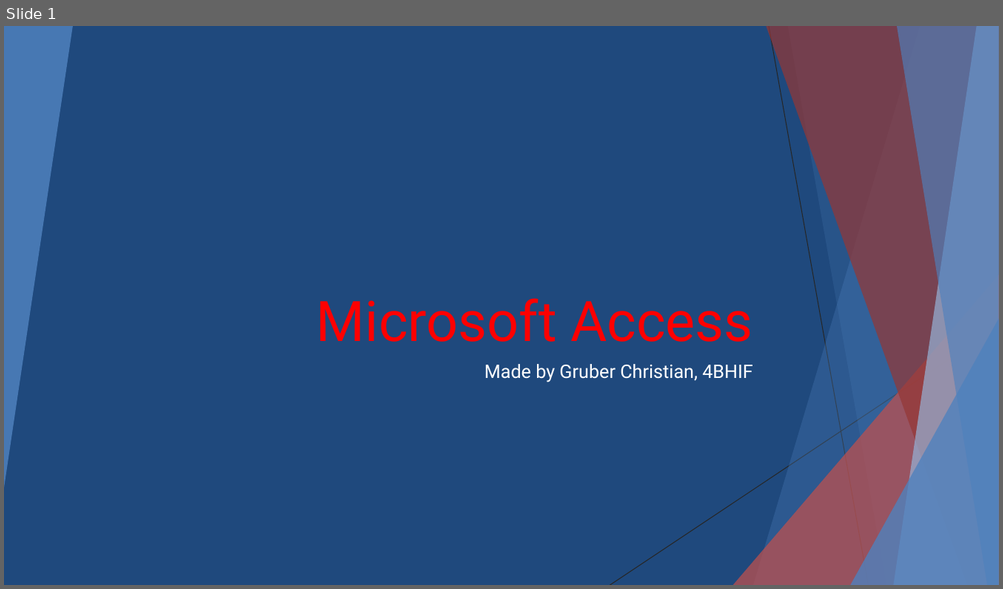
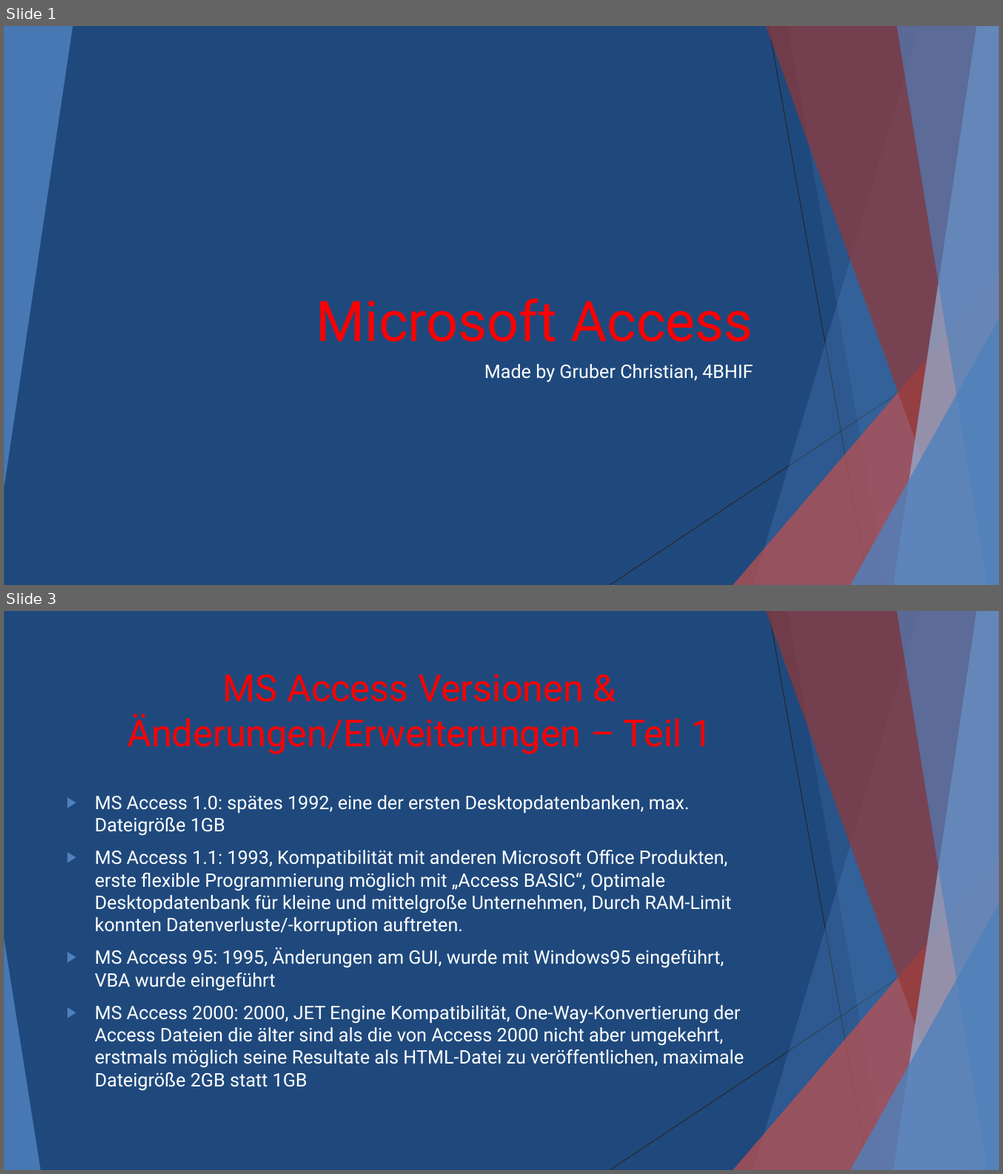
Before and after one commit to Grubchri/DBI, a slide deck: Microsoft Access.pptx. Shown one above the other, each under a label of ours: slide 1 before the commit, slides 1 and 3 after it; the slides between them are not shown. The pictures are 1003x589 and 1003x1174 pixels, drawn with LibreOffice and Linux fonts; fonts in the diff are those of the drawing. Boxes give left, top, right and bottom in pixels: in the first picture for what was removed or moved away, otherwise in the second. Text is boxed around its words. In the diff, an @@ line names an element or a change of style, - is before the commit and + after.

```diff
--- a/Microsoft Access.pptx
+++ b/Microsoft Access.pptx
@@ slide 3 added at (4, 611, 999, 1170), background #1F497D; not listed: 9 template elements that a slide beside it also shows @@
@@ title added at (127, 674, 711, 755), 36 pt, text #FF0000 @@
+MS Access Versionen & Änderungen/Erweiterungen – Teil 1
@@ text added at (95, 795, 744, 1091), 18 pt, text #FFFFFF @@
+▶ MS Access 1.0: spätes 1992, eine der ersten Desktopdatenbanken, max. Dateigröße 1GB
+▶ MS Access 1.1: 1993, Kompatibilität mit anderen Microsoft Office Produkten, erste flexible Programmierung möglich mit „Access BASIC“, Optimale Desktopdatenbank für kleine und mittelgroße Unternehmen, Durch RAM-Limit konnten Datenverluste/-korruption auftreten.
+▶ MS Access 95: 1995, Änderungen am GUI, wurde mit Windows95 eingeführt, VBA wurde eingeführt
+▶ MS Access 2000: 2000, JET Engine Kompatibilität, One-Way-Konvertierung der Access Dateien die älter sind als die von Access 2000 nicht aber umgekehrt, erstmals möglich seine Resultate als HTML-Datei zu veröffentlichen, maximale Dateigröße 2GB statt 1GB
@@ triangle added at (4, 939, 40, 1170), fill #4F81BD at 85% opacity @@
```
Also in this commit, not shown: 1 slide changed, 2 other slides added, 1 slide removed, 1 other file.
